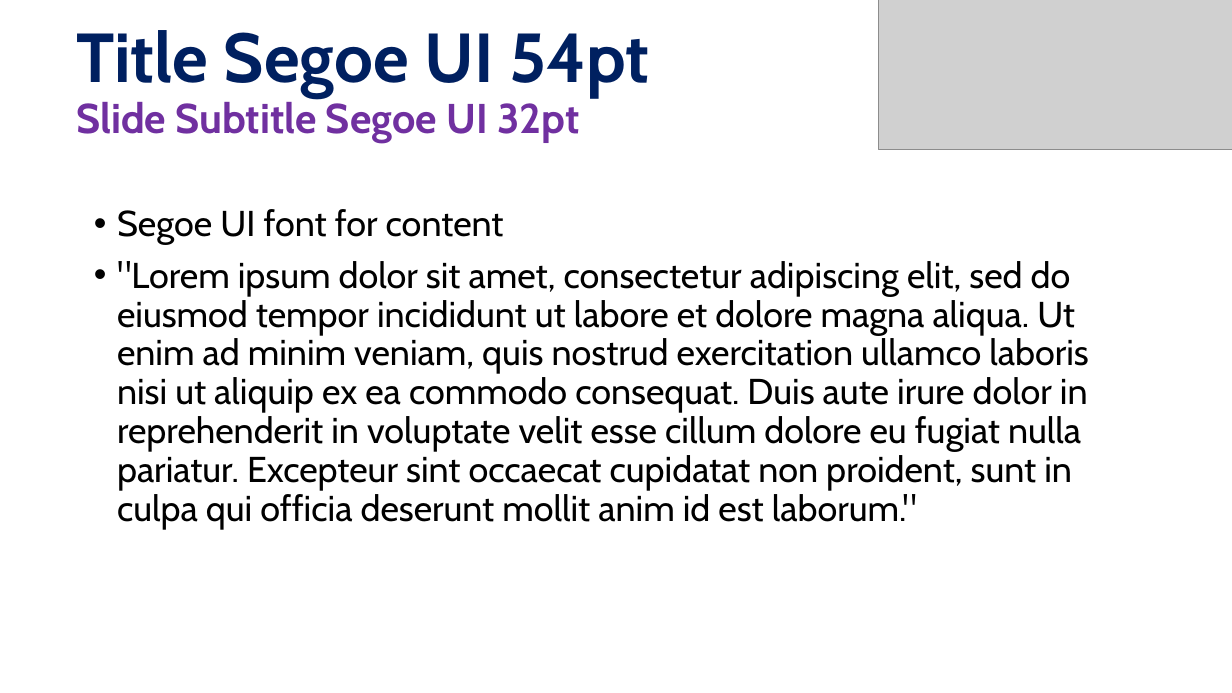
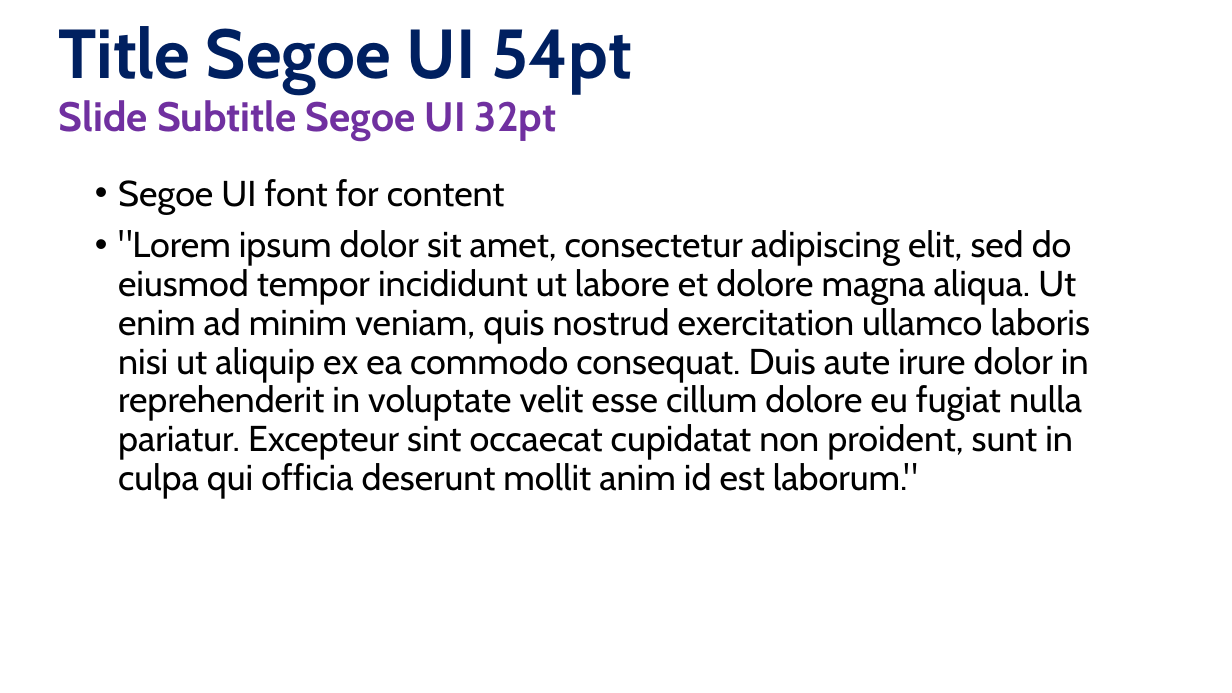
Before and after one commit to microsoft/WhatTheHack, a slide deck: slide 11 of xxx-IntroToKubernetes/Coach/Lectures.pptx. Drawn at 1232x693 pixels with LibreOffice and Linux fonts; fonts in the diff are those of the drawing; grey boxes stand for pictures; background and template pictures are left out. Boxes give left, top, right and bottom in pixels: in the first picture for what was removed or moved away, otherwise in the second. Text is boxed around its words. In the diff, an @@ line names an element or a change of style, - is before the commit and + after.

```diff
--- a/xxx-IntroToKubernetes/Coach/Lectures.pptx
+++ b/xxx-IntroToKubernetes/Coach/Lectures.pptx
@@ title "Title Segoe UI 54pt" at box(59, 26, 632, 93): vertical alignment middle to bottom @@
@@ title at box(59, 26, 632, 93): text changed; size 32.4 to 54 pt; text colour #7030A0 to #002060 @@
-Title Segoe UI 54pt
-Slide Subtitle Segoe UI 32pt
+Title Segoe UI 54pt
@@ picture removed at box(879, 0, 1232, 149) @@
@@ text added at box(59, 100, 556, 141), 32 pt, text #7030A0, bold @@
+Slide Subtitle Segoe UI 32pt
@@ text "Segoe UI font for content": place and size @@
-text "Segoe UI font for content" at box(117, 209, 1088, 529)
+text "Segoe UI font for content" at box(118, 179, 1090, 499)
```
Also in this commit, not shown: 11 other slides changed.
